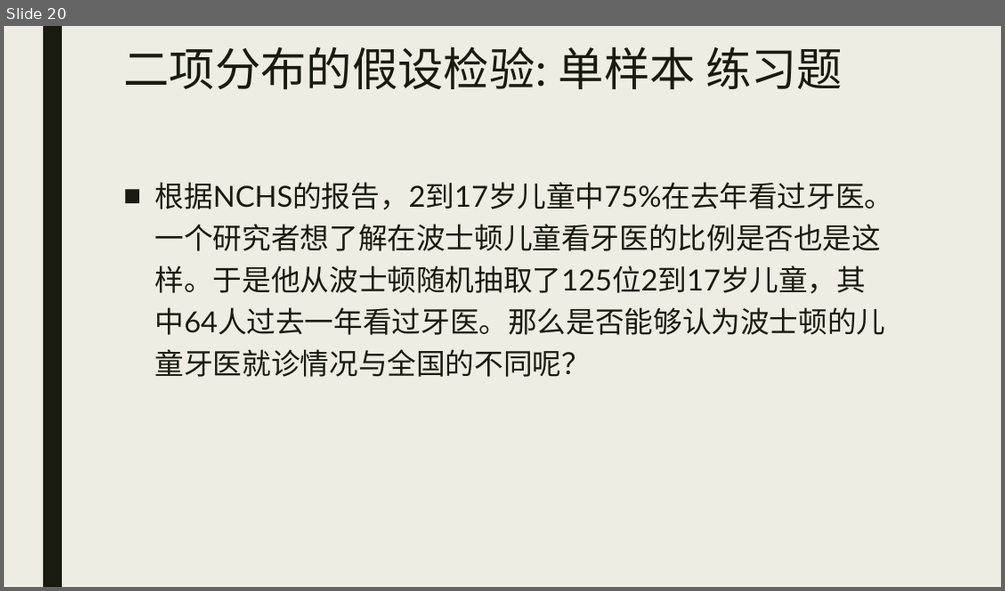
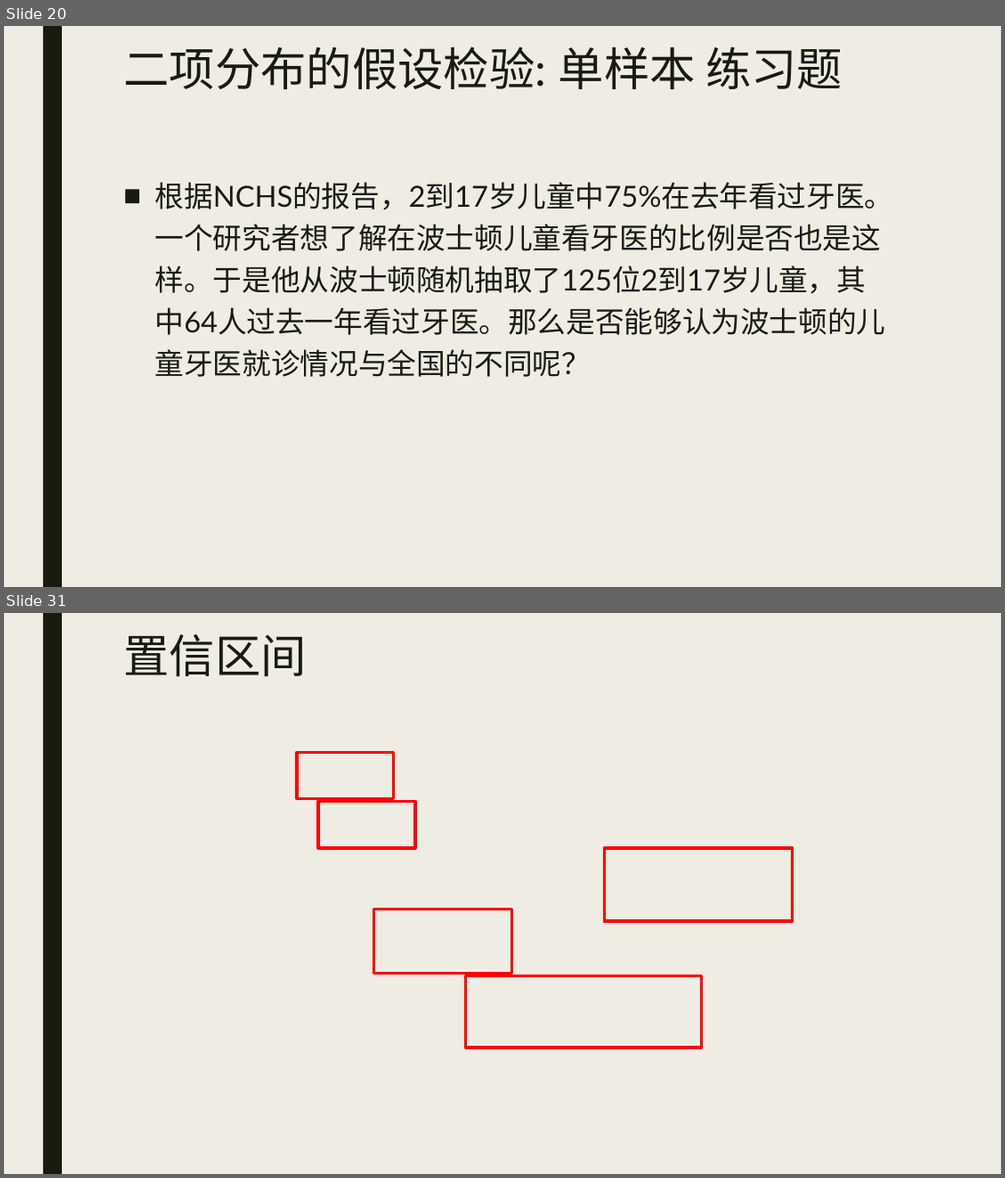
Before and after one commit to beneon/medstat, a slide deck: lect-6/二分变量的检验以及样本量估计.pptx. Shown one above the other, each under a label of ours: slide 20 before the commit, slides 20 and 31 after it; the slides between them are not shown. The pictures are 1005x591 and 1005x1178 pixels, drawn with LibreOffice and Linux fonts; fonts in the diff are those of the drawing; grey boxes stand for pictures. Boxes give left, top, right and bottom in pixels: in the first picture for what was removed or moved away, otherwise in the second. Text is boxed around its words. In the diff, an @@ line names an element or a change of style, - is before the commit and + after.

```diff
--- a/lect-6/二分变量的检验以及样本量估计.pptx
+++ b/lect-6/二分变量的检验以及样本量估计.pptx
@@ slide 31 added at box(4, 613, 1001, 1174), background #EFEDE3; not listed: 1 template element that a slide beside it also shows @@
@@ title added at box(123, 634, 306, 677), 44 pt, text #191B0E @@
+置信区间
@@ rectangle added at box(297, 752, 395, 799), outline #FF0000 2.75 pt @@
@@ rectangle added at box(318, 802, 415, 849), outline #FF0000 2.75 pt @@
@@ rectangle added at box(605, 848, 793, 921), outline #FF0000 2.75 pt @@
@@ rectangle added at box(373, 909, 512, 973), outline #FF0000 2.75 pt @@
@@ rectangle added at box(466, 976, 702, 1047), outline #FF0000 2.75 pt @@
```
Also in this commit, not shown: 17 other slides added.
